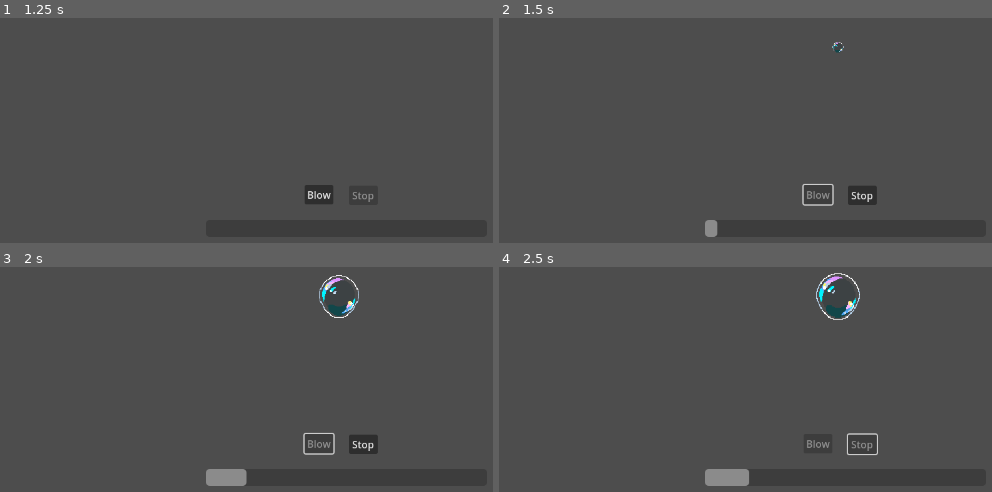
Above: before the commit, frames 1-4 (two rows, left to right).
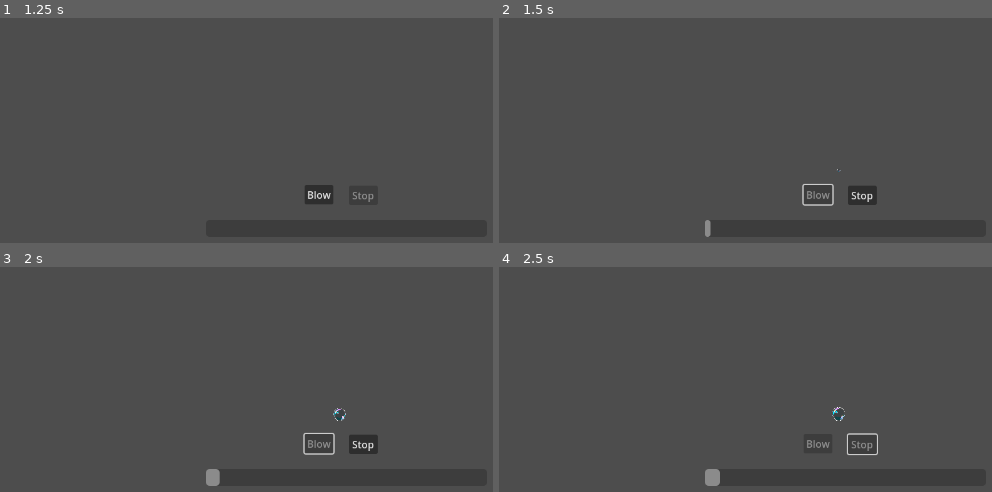
Above: after the commit, the same moments.

Repository: Topech/gamejam2025
Game: Godot game, scene res://main.tscn
The game is run twice, just before and just after one commit, with the same random seed, the same clock (stepped at 60 frames per second) and the same inputs.
Inputs:
- Up to frame 1 (1.25 s): click "Start" at 0.5 s
- Up to frame 2 (1.5 s): click "Blow" at 1.25 s
- Up to frame 3 (2 s): no input
- Up to frame 4 (2.5 s): click "Stop" at 2 s

Frame 1 is identical in both runs. In frame 2, 0.2% of the frame differs, in the area x 41-70%, y 10-98%; in frame 3, 1.0%; in frame 4, 1.1%, in the area x 44-74%, y 2-98%.

Commit message:
some growth fns, grow from bottom

Diff:
--- a/bubble.gd
+++ b/bubble.gd
@@ -4,6 +4,13 @@
 
 @export var initial_bubble_scale: float = 0
 @export var max_bubble_scale: float = 8
+
+@export var bottom_mount_marker: Marker2D
+
+
+func _ready():
+		var scale_vec = Vector2(initial_bubble_scale, initial_bubble_scale)
+		set_scale(scale_vec)
 
 
 
@@ -17,3 +24,9 @@
 	var new_scale = (min(max_bubble_scale, calc_scale_for_growth(growth)))
 	var scale_vec = Vector2(new_scale, new_scale)
 	set_scale(scale_vec)
+	reposition_with_grow()
+
+
+func reposition_with_grow():
+	global_position = bottom_mount_marker.global_position
+	global_position += global_position - $BubbleBottomMarker.global_position
--- a/bubble_blower.gd
+++ b/bubble_blower.gd
@@ -1,10 +1,39 @@
+extends Node
+## Provides functions for different growth models
+
+## Seconds until end of growth
+@export var max_seconds: float = 5
+
+
+
+func linear_growth(seconds: float) -> float:
+	var growth = (seconds / max_seconds)
+	return min(1, growth)
+
+
+
+func expo_growth(seconds: float) -> float:
+	var _expo_aggressivity = 2
+	var expo = _expo_aggressivity * (seconds - max_seconds)
+	var growth = pow(2, expo)
+	return min(1, growth)
+
+
+
+func hybrid_linear_expo_growth(seconds: float) -> float:
+	var linear = 0.3 * linear_growth(seconds)
+	var expo = expo_growth(seconds)
+	return linear if linear > expo else expo
+
+
+
+#class RandomGrowthManager:
+	#var current_growth: float
+	#
+	#func _init():
+		#self.current_growth = 0
+	#
 #
-#@export var max_time: float
-#
-#
-#func linear_growth(time_elapsed: float) -> float:
-	#return time_elapsed / max_time
-	#
-	#
-
-#func expo_growth(time_elapsed)
+	#func random_growth() -> float:
+		#current_growth += 0.4 * randf()
+		#return min(1, current_growth)
--- a/metric_struct.gd
+++ b/metric_struct.gd
@@ -4,6 +4,7 @@
 ## Time in seconds that the bubble was blown for
 var time_taken: float
 
+## percenta
 var bubble_size: float
 
 
--- a/round.gd
+++ b/round.gd
@@ -1,14 +1,10 @@
 extends Node
 
 
-## How much the bubble grows per second. Max is 100
-@export var bubble_growth_rate: float = 20
 @export var max_growth: float = 100
 
 @onready var bubble_node: Node2D = $Bubble
 @onready var is_growing: bool = false
-@onready var initial_bubble_scale = Vector2(0, 0)
-@onready var max_bubble_scale: float = 8
 
 @onready var growth_time_elapsed: float = 0
 @onready var all_growth: float = 0
@@ -53,13 +49,13 @@
 
 
 func _ready() -> void:
-	bubble_node.set_scale(initial_bubble_scale)
-
 	$Bubble.max_growth = max_growth
 
 	$StopButton.disabled = true
 	$Bubble/BubblePopSprite.stop()
 	$Bubble/BubblePopSprite.frame = 0
+
+	$BubbleGrowthProgressBar.max_value = max_growth
 
 
 
@@ -70,16 +66,12 @@
 	if is_growing:
 		growth_time_elapsed += delta
 
-		var growth = bubble_growth_rate * delta
-		all_growth += growth
+		#var growth_percent = $BubbleBlower.linear_growth(growth_time_elapsed)
+		#var growth_percent = $BubbleBlower.expo_growth(growth_time_elapsed)
+		var growth_percent = $BubbleBlower.hybrid_linear_expo_growth(growth_time_elapsed)
 
+		all_growth = growth_percent * max_growth
 		$Bubble.grow(all_growth)
-
-		#var scale_inc = calc_scale_for_growth(growth)
-		#var new_scale = min(max_bubble_scale, bubble_node.scale.x + scale_inc)
-		#var new_scale_vec = Vector2(new_scale, new_scale)
-#
-		#bubble_node.set_scale(new_scale_vec)
 
 		if all_growth >= max_growth:
 			pop()
@@ -89,11 +81,10 @@
 
 
 func pop():
+	$StopButton.disabled = true
 	$Bubble/BubblePopSprite.play_pop()
 	is_growing = false
 	emit_signal("popped")
-
-
 
 
 
@@ -109,11 +100,3 @@
 	$StopButton.disabled = true
 	var metrics = MetricStruct.new(growth_time_elapsed, all_growth)
 	emit_signal("stopped", metrics)
-
-
-#
-#
-#func calc_scale_for_growth(growth: float) -> float:
-	#""" growth is 0-100, scale is dependant """
-	#var growth_ratio = growth / 100
-	#return (growth_ratio * max_bubble_scale)
--- a/round.tscn
+++ b/round.tscn
@@ -1,6 +1,7 @@
-[gd_scene load_steps=10 format=3 uid="uid://djogu8q3gy10g"]
+[gd_scene load_steps=11 format=3 uid="uid://djogu8q3gy10g"]
 
 [ext_resource type="Script" path="res://round.gd" id="1_5trwk"]
+[ext_resource type="Script" path="res://bubble_blower.gd" id="2_luf3c"]
 [ext_resource type="Script" path="res://bubble.gd" id="2_r6xft"]
 [ext_resource type="Texture2D" uid="uid://c7xhi04ioygjk" path="res://Assets/Bubbles/bubble1.png" id="2_yca1n"]
 [ext_resource type="Texture2D" uid="uid://dsxm1myvdjxhl" path="res://Assets/Bubbles/bubble2.png" id="3_m8ehw"]
@@ -30,19 +31,22 @@
 }]
 
 [sub_resource type="GDScript" id="GDScript_nhb06"]
-script/source = "extends ProgressBar
-"
 
 [node name="Round" type="Node"]
 script = ExtResource("1_5trwk")
 
 [node name="Metrics" type="Node" parent="."]
 
+[node name="BubbleMountMarker" type="Marker2D" parent="."]
+position = Vector2(561, 515)
+
 [node name="BubbleBlower" type="Node" parent="."]
+script = ExtResource("2_luf3c")
 
-[node name="Bubble" type="Node2D" parent="."]
+[node name="Bubble" type="Node2D" parent="." node_paths=PackedStringArray("bottom_mount_marker")]
 position = Vector2(560, 316)
 script = ExtResource("2_r6xft")
+bottom_mount_marker = NodePath("../BubbleMountMarker")
 
 [node name="Sprite2D" type="Sprite2D" parent="Bubble"]
 visible = false
@@ -53,6 +57,9 @@
 sprite_frames = SubResource("SpriteFrames_cdmdu")
 animation = &"Pop"
 script = ExtResource("6_52slm")
+
+[node name="BubbleBottomMarker" type="Marker2D" parent="Bubble"]
+position = Vector2(0, 30.5)
 
 [node name="BlowButton" type="Button" parent="."]
 offset_left = 505.0
